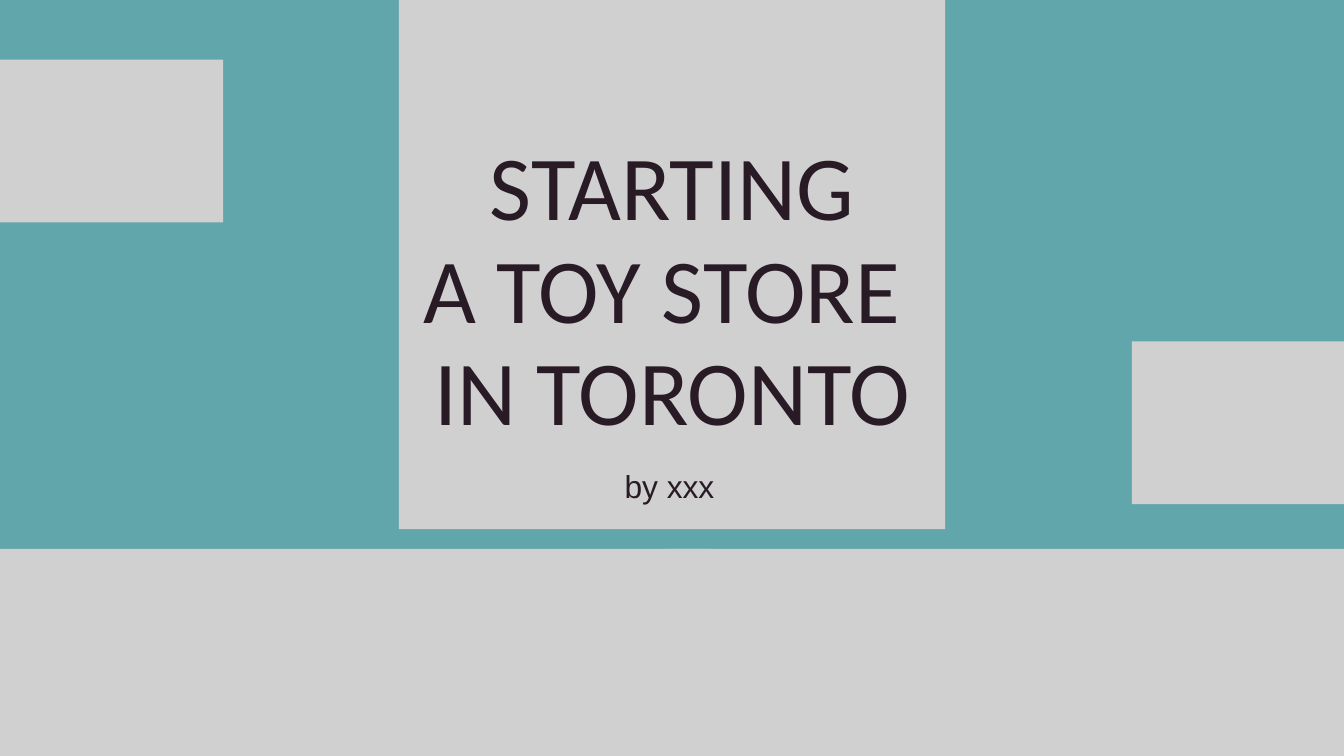
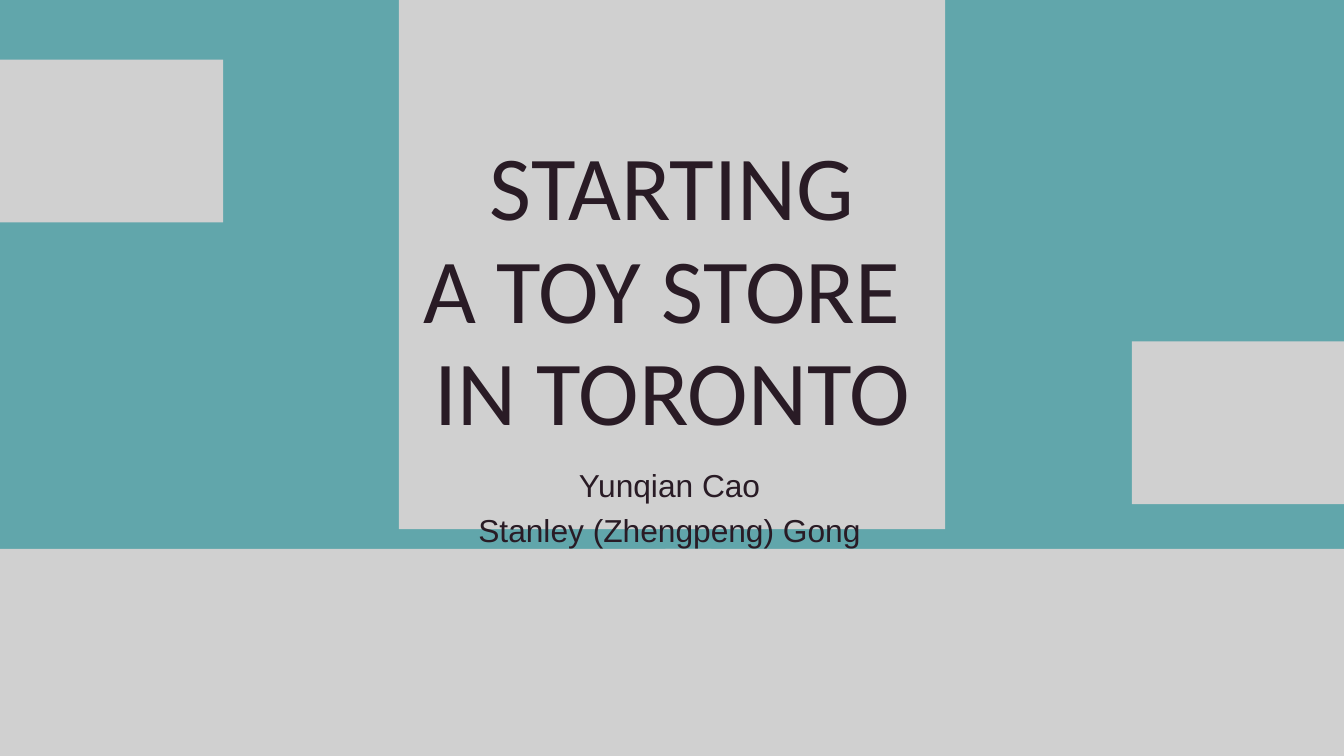
Before and after one commit to StanleyGong/MGTC28GroupAssignment, a slide deck: slide 1 of pre.pptx. Drawn at 1344x756 pixels with LibreOffice and Linux fonts; fonts in the diff are those of the drawing; grey boxes stand for pictures. Boxes give left, top, right and bottom in pixels: in the first picture for what was removed or moved away, otherwise in the second. Text is boxed around its words. In the diff, an @@ line names an element or a change of style, - is before the commit and + after.

Commit message:
PPT Change

```diff
--- a/pre.pptx
+++ b/pre.pptx
@@ text at [478,474,861,548]: text changed @@
-by xxx
+Yunqian Cao
+Stanley (Zhengpeng) Gong
```
Also in this commit, not shown: 1 other slide changed, 1 slide added.
